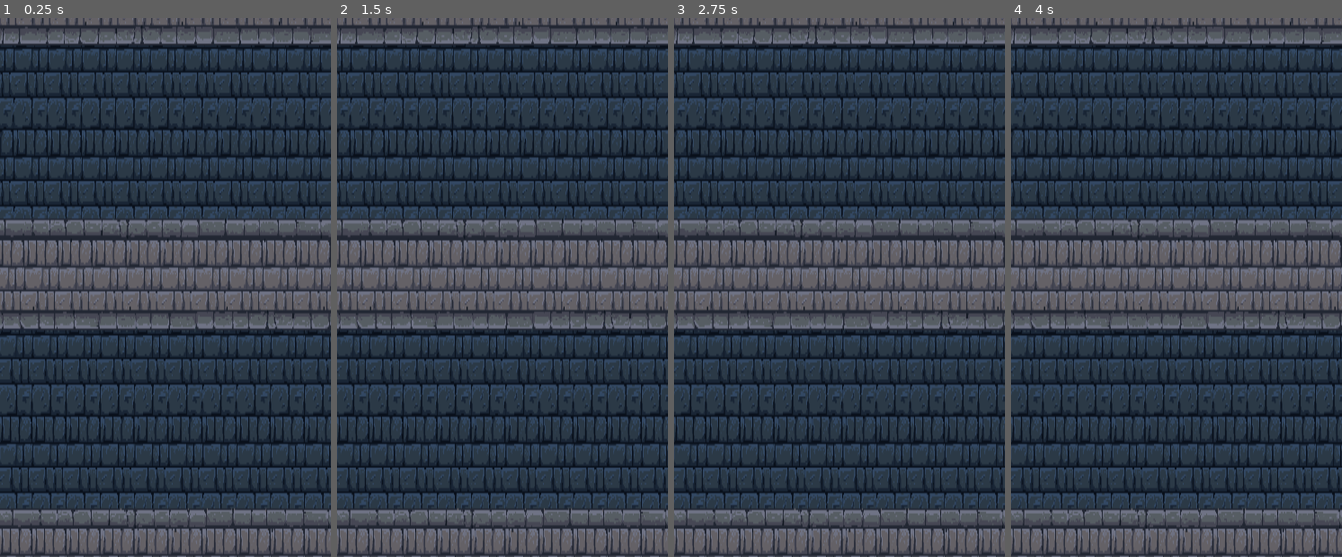
Above: before the commit, frames 1-4 (left to right).
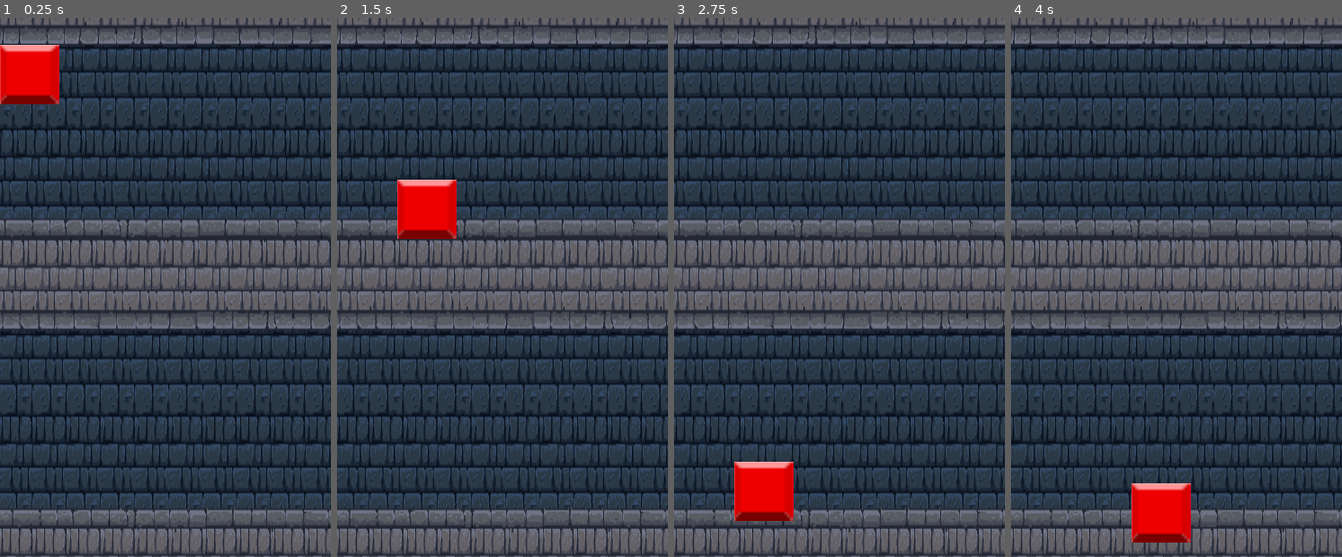
Above: after the commit, the same moments.

Repository: Tetris-Crush/tetris-crush
Game: Godot game, scene res://player.tscn
The game is run twice, just before and just after one commit, with the same random seed, the same clock (stepped at 60 frames per second) and the same inputs. The project has no main scene, so this scene is started directly.
Inputs:
- Up to frame 1 (0.25 s): no input
- Up to frame 2 (1.5 s): hold Right (ui_right) 0.53-1.28 s; hold Down (ui_down) from 1.28 s (still down)
- Up to frame 3 (2.75 s): release Down (ui_down) at 2.03 s; hold Right (ui_right) from 2.03 s (still down)
- Up to frame 4 (4 s): release Right (ui_right) at 2.78 s; hold Up (ui_up) 2.78-3.53 s; tap Enter at 3.5 s; hold Left (ui_left) from 3.53 s (still down)

The runs differ from the first frame. In frame 1, 2.0% of the frame differs, in the area x 0-18%, y 5-16%; in frame 2, 2.0%; in frame 3, 2.0%; in frame 4, 2.0%.
Error after the commit: Parse Error: The identifier "argumento" isn't declared in the current scope. (res://board.gd:15)

Commit message:
Fixed coordinates

Diff:
--- a/block.gd
+++ b/block.gd
@@ -1,41 +1,49 @@
 extends KinematicBody2D
 
 var multiplier = 1
-var cor #associar um número a cada cor e fazer uma cena para cada bloco
+var cor = randi()%5+1 #associar um número a cada cor
+var blockInfo
 
 func _ready():
-    generate_block()
+    #generate_block()
     set_physics_process(true)
 
 func _physics_process(delta):
-    var checker = position.y
-    position.y = clamp(position.y, 0, 567)
-    move_and_collide(Vector2(0, 1.5*multiplier))
+    var posY = position.y
+    move_and_collide(Vector2(0, 2*multiplier))
     if Input.is_action_just_released("ui_left"):
         position.x -= 67
     if Input.is_action_just_released("ui_right"):
         position.x += 67
+    if Input.is_action_just_released("ui_down"):
+        multiplier = 3
+    check_walls()
+    check_landing(posY)
+
+func check_landing(auxPosY):
+    if position.y == auxPosY:
+        generate_block_info()
+        set_physics_process(false)
+
+func check_walls():
     position.x = clamp(position.x, 33, 368)
-    if Input.is_action_just_pressed("ui_down"):
-        multiplier = 3
     position.y = clamp(position.y, 0, 567)
-    if position.y == checker:
-        set_physics_process(false)
-        multiplier = 1
 
-func get_block_info():
-    var blockInfo = [get_global_position().x, int(get_global_position().y), cor]
-    return blockInfo
+func generate_block_info():
+    if get_global_position().y == 567:
+        blockInfo = [get_global_position().x, 566, cor]
+    else:
+        blockInfo = [get_global_position().x, int(get_global_position().y), cor]
 
 func generate_block():
-    cor = randi()%6+1
+    cor = randi()%5+1
     if cor == 1:
-        $Sprite.texture = load("res://Textures/ImagemAadicionar1png")
+        $Sprite.texture = load("res://Textures/ImagemPorAdicionar1.png")
     if cor == 2:
-        $Sprite.texture = load("res://Textures/ImagemAadicionar2.png")
+        $Sprite.texture = load("res://Textures/ImagemPorAdicionar2.png")
     if cor == 3:
-        $Sprite.texture = load("res://Textures/ImagemAadicionar3.png")
+        $Sprite.texture = load("res://Textures/ImagemPorAdicionar3.png")
     if cor == 4:
-        $Sprite.texture = load("res://Textures/ImagemAadicionar4.png")
+        $Sprite.texture = load("res://Textures/ImagemPorAdicionar4.png")
     if cor == 5:
-        $Sprite.texture = load("res://Textures/ImagemAadicionar5.png")
+        $Sprite.texture = load("res://Textures/ImagemPorAdicionar5.png")
--- a/board.gd
+++ b/board.gd
@@ -5,15 +5,17 @@
 func _ready():
     pass
 
-func add_boardState(arr):
-    #adiciona a posição final de uma peça à lista boardState
+func add_board_state(arr):
+    boardState.append(arr)
+    print(boardState)
+
+func same_color_pieces(): #argumento é a cor do bloco que quero procurar
+    var sameColorPieces = []
+    for i in range ( boardState.size() ):
+        if boardState[i][2] == argumento:
+            sameColorPieces.append(boardState[i])
+    return sameColorPieces
+
+func block_destroyer():
+    var boardStateAux = same_color_pieces()
     pass
-
-func boardLength():
-    var length = boardState.size()
-    return length
-
-
-func destroyer():
-    #destroi as peças se tiver 3 iguais ligadas
-    pass
--- a/player.gd
+++ b/player.gd
@@ -1,17 +1,34 @@
 extends Node
 
 var board = load("res://board.tscn").instance()
-var boardScript = load("res://board.gd").new()
-var blockScript = load("res://block.gd").new()
 
 func _ready():
+    add_child(board)
+    add_block()
+
+func _process(delta):
+    if game_running():
+        board.add_board_state(active_block().blockInfo)
+        end_game(active_block().blockInfo[1])
+        add_block()
+    if Input.is_action_just_pressed("ui_up"):
+        pause()
+
+func add_block():
     var block = load("res://block.tscn").instance()
     add_child(block)
-    add_child(board)
 
-func _process(delta):
+func game_running():
+    return !(active_block().is_physics_processing())
 
-    if Input.is_action_just_released("ui_up"):
-        boardScript.add_boardState(blockScript.get_block_info())
-        var block = load("res://block.tscn").instance()
-        add_child(block)
+func end_game(posY):
+    if posY == 104:
+        set_process(false)
+
+func active_block():
+    return get_child(get_child_count()-1)
+
+func pause():
+    print("funciona pause")
+    get_tree().paused = true
+    active_block().set_physics_process(false)
